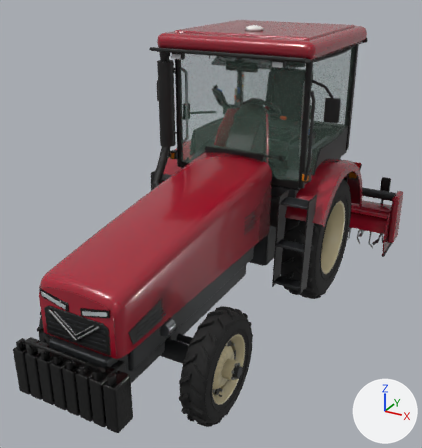
Renders of the glTF model tools/tractor/tractor_yt.glb from each side of a commit.
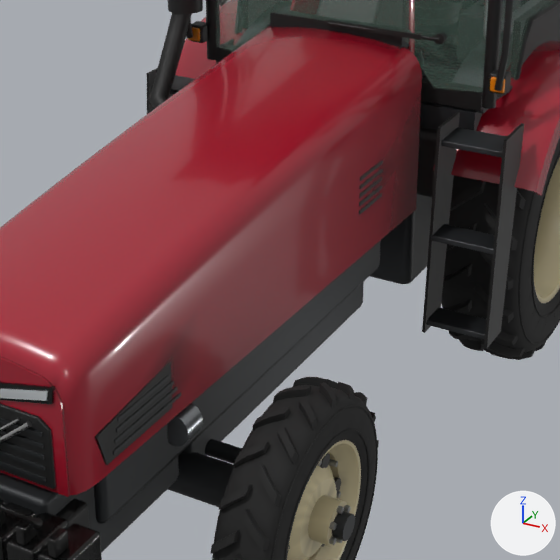
Each version appears first whole from a 50 mm camera at (2.34, -5.33, 3.18) aimed at (-0.1, -0.87, 0.95), and next in a close-up on the part from 20% to 79% of the width and 31% to 86% of the height. The lights are fixed; the arrows at lower right show +X, +Y and +Z. The last two pictures show the newer version. Where no turn or scale is listed for an object, it has been applied to the vertices. Vertices at exactly the same position are counted once.

Names of what the first close-up shows: 'Body', 'Glass', 'WheelFL', 'WheelRL', 'Wiper' and 1 more.
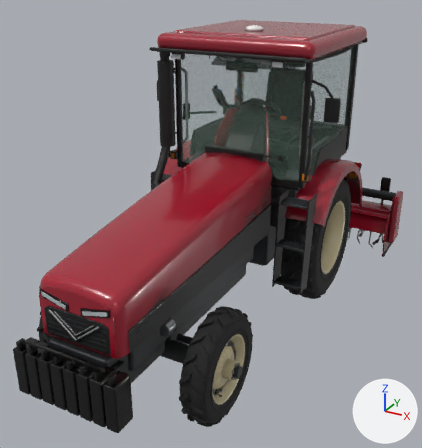
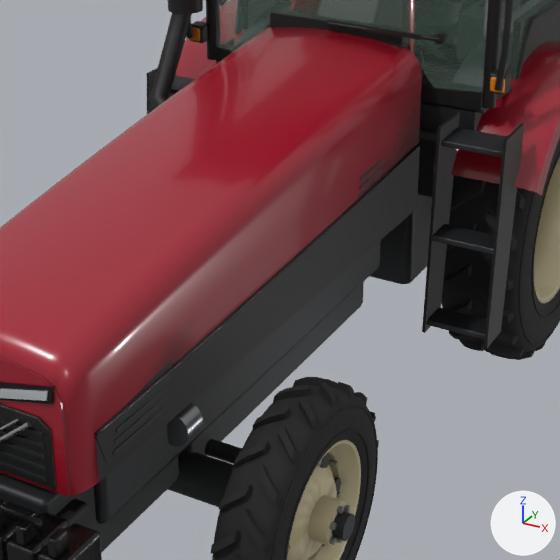
What differs and where, as boxes [x1, y1, x2, y2] in the close-ups (560 x 560 px):
```json
{"part": 1, "of": "me_body", "change": "added", "after": [94, 142, 422, 436]}
{"part": 2, "of": "me_body", "change": "added", "after": [96, 146, 420, 482]}
{"part": 3, "of": "me_body", "change": "recoloured", "before": [91, 141, 421, 484], "after": [91, 141, 421, 484]}
```

Scene script edits in JSON lines:
```json
{"block": "me_body", "where": "# used by ob_body; location = (0.0, 0.0, 0.0)"}
{"op": "remove", "block": "me_body", "code": "me_body.from_pydata(...)  # 12141 vertices, 23278 faces; spans x -0.93..0.93, y -3.08..0.88, z 0.3..2.69"}
{"op": "add", "block": "me_body", "code": "me_body.from_pydata(...)  # 12349 vertices, 23630 faces; spans x -0.93..0.93, y -3.08..0.88, z 0.3..2.69"}
{"block": "me_body", "change": "me_body part 1: a new loose piece of 78 vertices spanning x 0.35..0.4, y -2.8..-0.61, z 1.02..1.17, in mat_black_gloss"}
{"block": "me_body", "change": "me_body part 2: a new loose piece of 26 vertices spanning x 0.35..0.39, y -2.8..-0.61, z 0.87..1.16, in mat_black"}
{"block": "me_body", "change": "me_body part 3: 2085 kept faces spanning x -0.92..0.92, y -3.08..0.88, z 0.36..2.69 get new vertex colours; the middle colour goes from light grey #c9c9c9 to light grey #c4c4c4"}
{"block": "me_body", "change": "other edits to the shape of me_body do not show in these pictures"}
```
